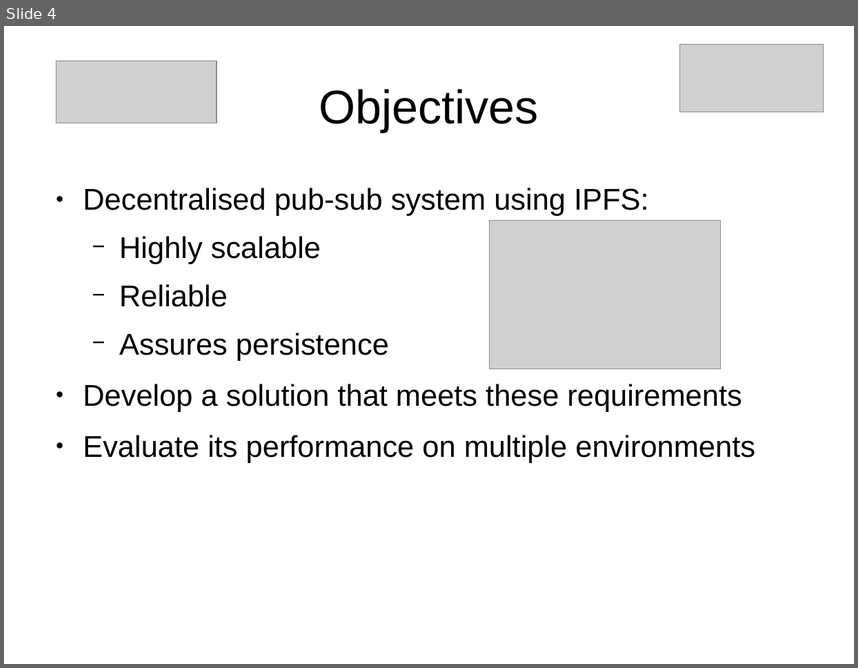
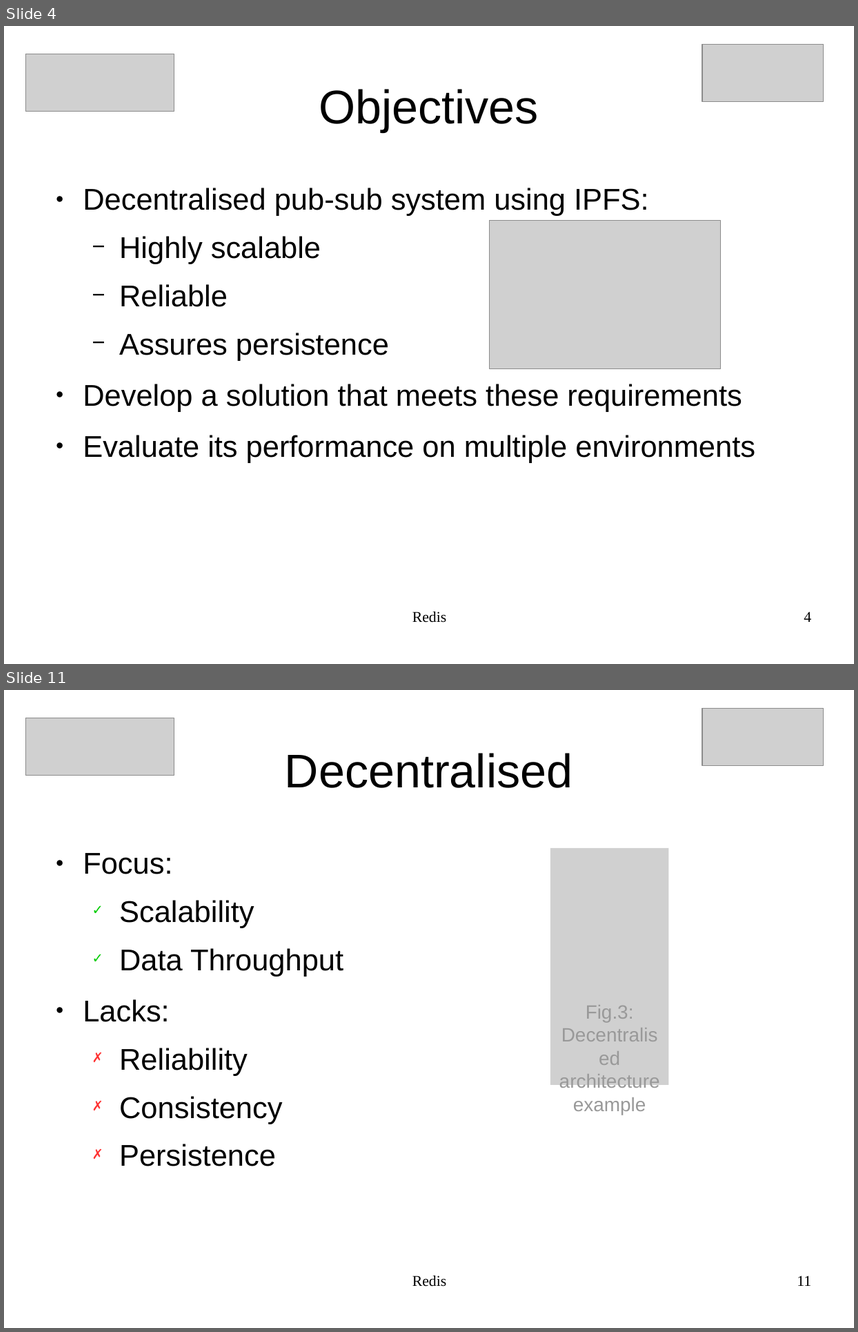
Before and after one commit to JGAntunes/pulsarcast, a slide deck: project-report/presentation.odp. Shown one above the other, each under a label of ours: slide 4 before the commit, slides 4 and 11 after it; the slides between them are not shown. The pictures are 858x668 and 858x1332 pixels, drawn with LibreOffice and Linux fonts; fonts in the diff are those of the drawing; grey boxes stand for pictures. Boxes give left, top, right and bottom in pixels: in the first picture for what was removed or moved away, otherwise in the second. Text is boxed around its words. In the diff, an @@ line names an element or a change of style, - is before the commit and + after.

```diff
--- a/project-report/presentation.odp
+++ b/project-report/presentation.odp
@@ slide 11 added at bbox=[4, 690, 854, 1328], background #FFFFFF @@
@@ picture added at bbox=[703, 709, 825, 766] @@
@@ picture added at bbox=[25, 718, 174, 776] @@
@@ title added at bbox=[285, 753, 573, 788], 44 pt, text #000000 @@
+Decentralised
@@ text added at bbox=[83, 853, 343, 1166], 28 pt, text #000000 @@
+● Focus:
+  ✓ Scalability
+  ✓ Data Throughput
+● Lacks:
+  ✗ Reliability
+  ✗ Consistency
+  ✗ Persistence
@@ picture added at bbox=[551, 848, 670, 1085], 18 pt, text #999999 @@
+Fig.3: Decentralised architecture example
@@ text added at bbox=[412, 1275, 447, 1286], 14 pt, text #000000 @@
+Redis
@@ page number added at bbox=[797, 1275, 811, 1285], 14 pt, text #000000 @@
+11
@@ slide 4 changed as well @@
@@ picture: place and size @@
-picture at bbox=[680, 45, 824, 112]
+picture at bbox=[703, 45, 825, 102]
@@ picture: place and size @@
-picture at bbox=[56, 60, 216, 123]
+picture at bbox=[25, 54, 174, 112]
@@ text added at bbox=[412, 611, 447, 622], 14 pt, text #000000 @@
+Redis
@@ page number added at bbox=[804, 611, 811, 621], 14 pt, text #000000 @@
+4
```
Also in this commit, not shown: 2 other slides changed, 7 other slides added, 1 slide removed.
